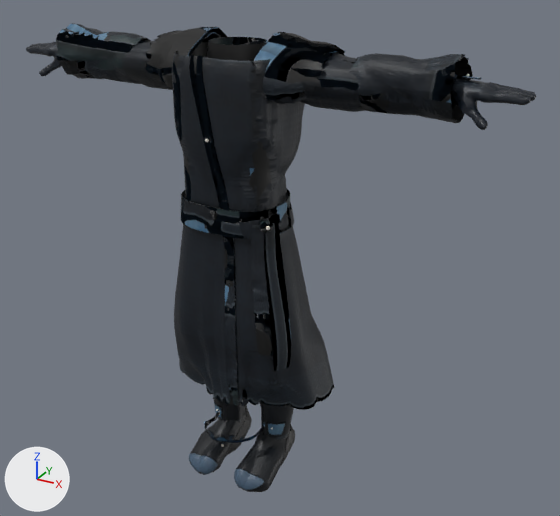
The glTF model client/public/q/gear/mage_abyssal.glb, before and after one commit.
One viewpoint serves both versions: a 50 mm lens placed at (1.3, -2.05, 1.88), pointed at (0.09, 0.15, 0.79). The axes (+X, +Y, +Z) are drawn at lower left. The lights are the same throughout. The picture after the commit comes second. Vertices at exactly the same position are counted once.

The first picture shows 'feet', 'gloves', 'robe' and 1 more.
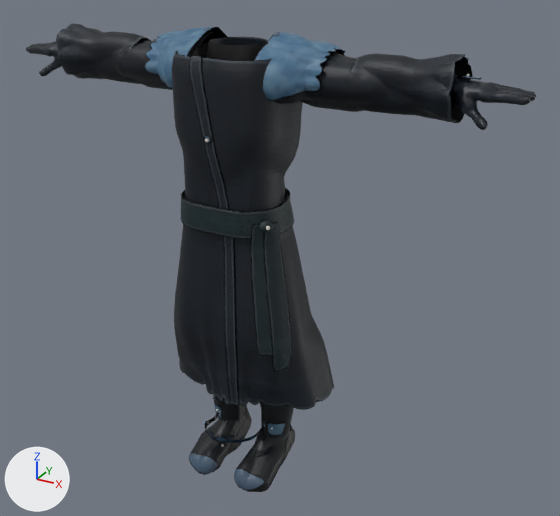
Where the change shows, as pixel boxes (x1, y1, x2, y2) in the pictures (560 x 516 px; the box of a moved part takes in the faces that stretch with it):
part 1 of me_robe, moved or reshaped: before (173, 42, 305, 212); after (173, 43, 303, 212)
part 2 of me_robe, surface changed: (56, 23, 465, 406) in both

The change, as a list of edits to the scene's bpy script:
```text
Change me_robe:
    where me_robe.from_pydata(...)  # 6019 vertices, 11982 faces; spans x -0.705..0.705, y -0.156..0.322, z 0.299..1.564
    used by ob_robe; location = (0.0, 0.0, 0.0)
    me_robe part 1: 49 vertices moved from x -0.195..0.193, y -0.142..0.155, z 0.975..1.505 to x -0.194..0.194, y -0.142..0.155, z 0.975..1.505; 886 vertices removed from x -0.201..0.201, y -0.144..0.202, z 0.974..1.507; 886 vertices added at x -0.201..0.201, y -0.144..0.174, z 0.974..1.507
    me_robe part 2: 3686 kept faces spanning x -0.705..0.705, y -0.148..0.322, z 0.299..1.563 get new texture (UV) coordinates
```
